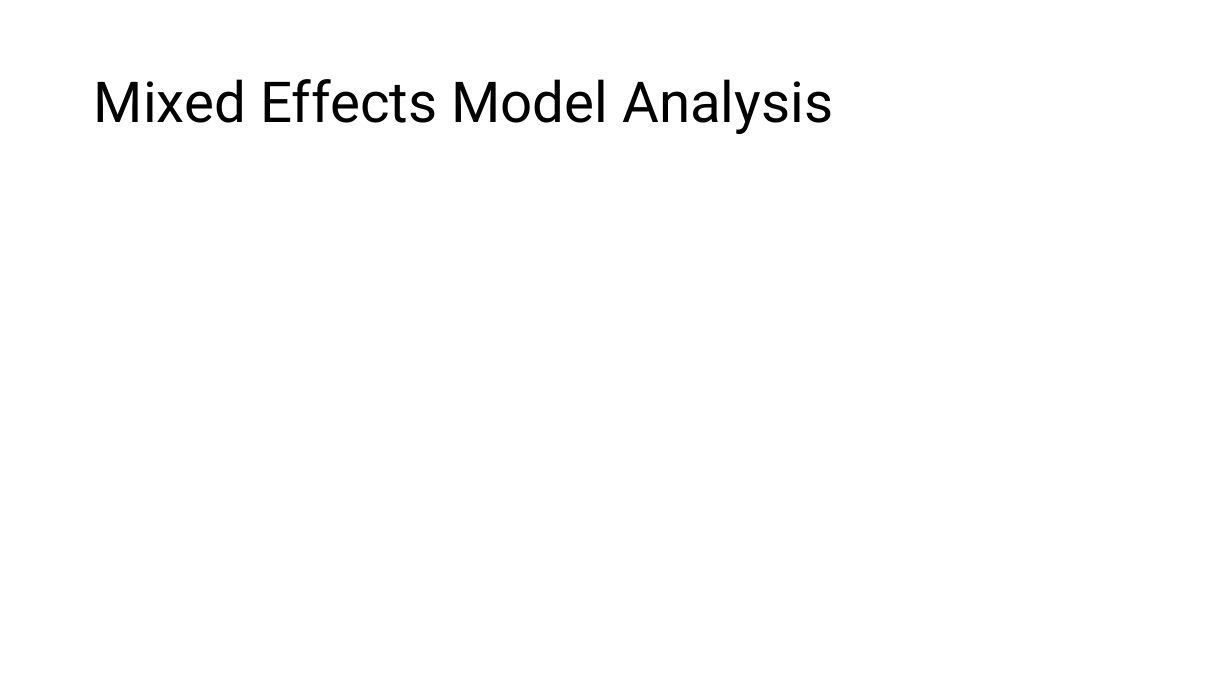
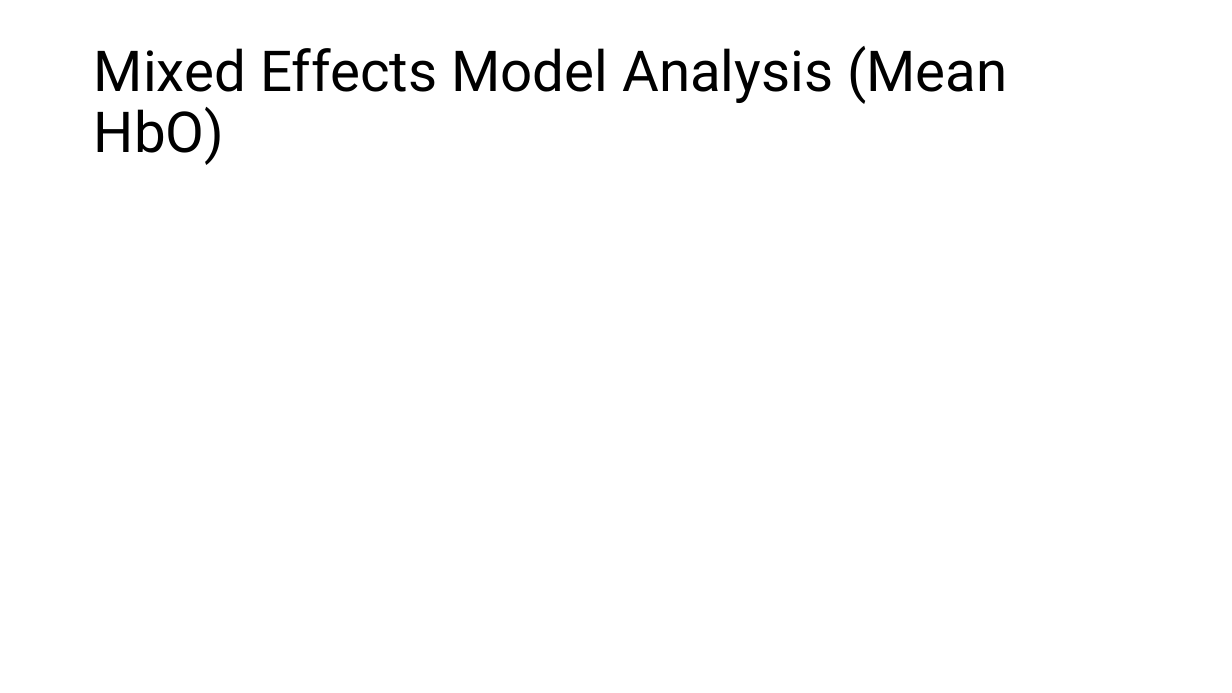
Before and after one commit to brichard28/Broadband-ILD-fNIRS, a slide deck: slide 12 of SRM-NIRS-EEG Update 6-7-2024.pptx (slide 9 before the commit). Drawn at 1232x693 pixels with LibreOffice and Linux fonts; fonts in the diff are those of the drawing. Boxes give left, top, right and bottom in pixels: in the first picture for what was removed or moved away, otherwise in the second. Text is boxed around its words. In the diff, an @@ line names an element or a change of style, - is before the commit and + after.

```diff
--- a/SRM-NIRS-EEG Update 6-7-2024.pptx
+++ b/SRM-NIRS-EEG Update 6-7-2024.pptx
@@ title at (94,46,1007,165): text changed @@
-Mixed Effects Model Analysis
+Mixed Effects Model Analysis (Mean HbO)
```
Also in this commit, not shown: 3 other slides changed, 5 slides added, 1 slide removed, 2 other files.
